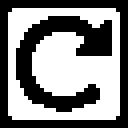
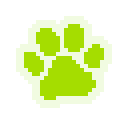
Layered file, before and after one edit (w=128, h=128). Changes by layer:
added layer "Layer copy" above "Layer" over (x1=16, y1=16, x2=112, y2=108)
hid "Background copy #5" over (x1=0, y1=0, x2=128, y2=128)
